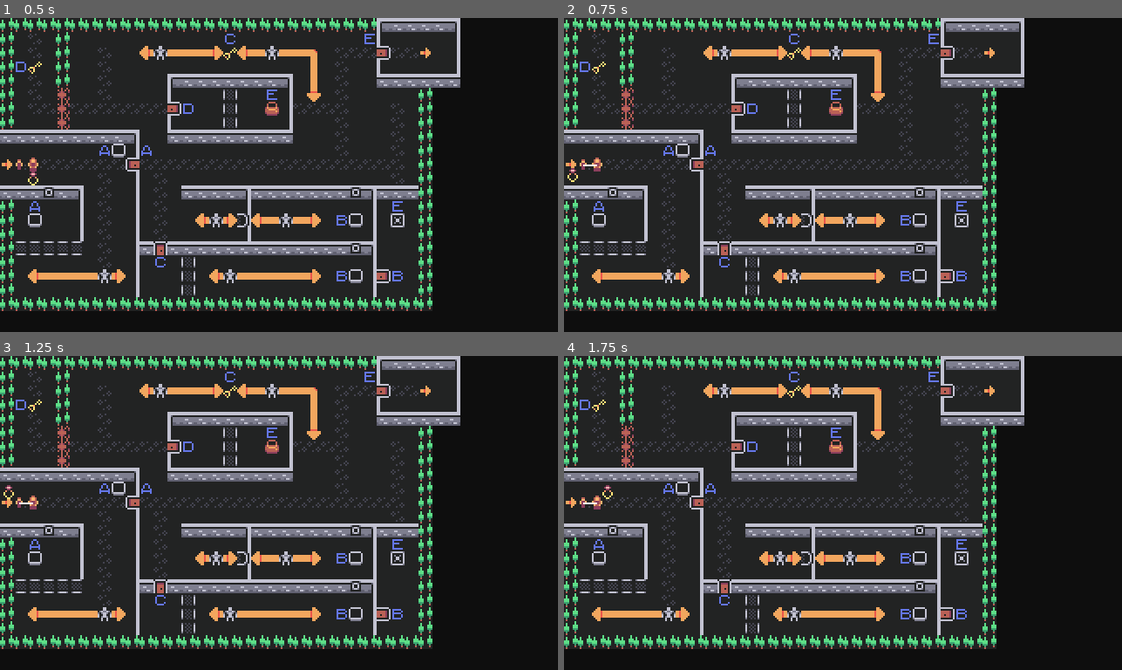
Above: before the commit, frames 1-4 (two rows, left to right).
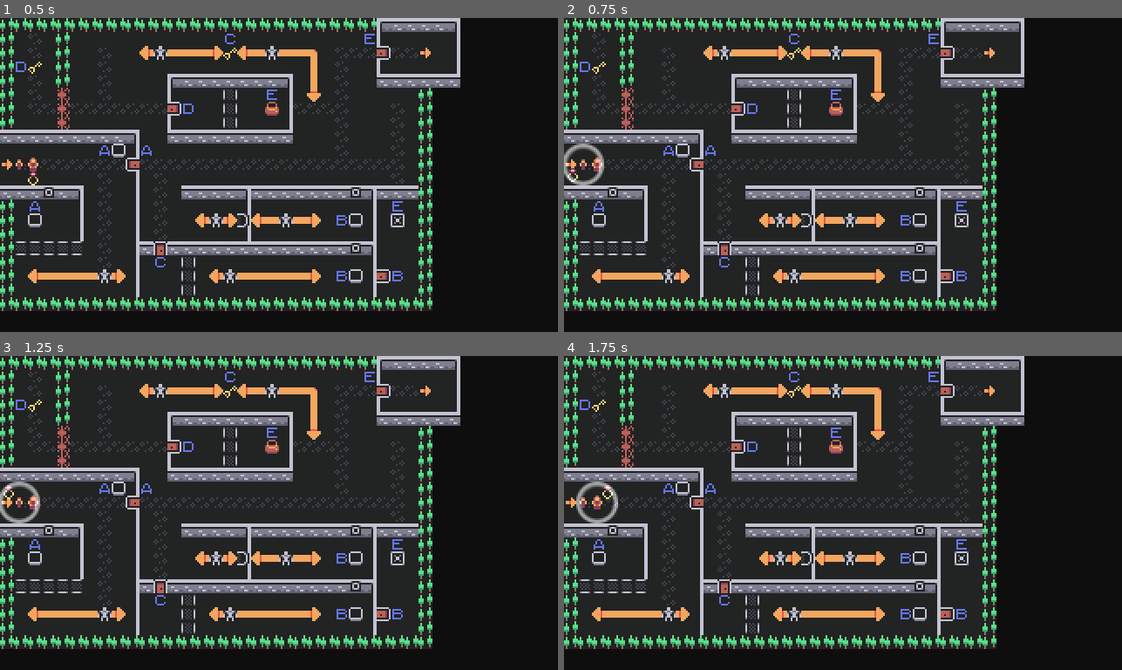
Above: after the commit, the same moments.

Repository: xphere/moonwitches
Game: Godot game, scene res://Game.tscn
Two runs of this game, one before a commit and one after it. Both use one fixed random seed, a clock stepped at 60 frames per second and the inputs below.
Inputs:
- Up to frame 1 (0.5 s): no input
- Up to frame 2 (0.75 s): tap Enter (activate_scepter, bound only after the commit) at 0.5 s; hold G (change_group) from 0.53 s (still down); hold Space (pass_scepter) from 0.53 s (still down)
- Up to frame 3 (1.25 s): keep holding G (change_group); keep holding Space (pass_scepter); tap Enter (activate_scepter, bound only after the commit) at 0.8 s
- Up to frame 4 (1.75 s): release G (change_group) at 1.28 s; release Space (pass_scepter) at 1.28 s; tap Enter (activate_scepter, bound only after the commit) at 1.35 s; tap Space (pass_scepter) at 1.55 s

Frame 1 is identical in both runs. In frame 2, 0.4% of the frame differs, in the area x 0-8%, y 40-54%; in frame 3, 0.4%; in frame 4, 0.4%, in the area x 2-10%, y 40-54%.

Commit message:
scepter activation + cooldown

Diff:
--- a/Game.tscn
+++ b/Game.tscn
@@ -8,6 +8,7 @@
 [ext_resource path="res://Follower.gd" type="Script" id=6]
 [ext_resource path="res://Group.gd" type="Script" id=7]
 [ext_resource path="res://Mechanics.gd" type="Script" id=8]
+[ext_resource path="res://aura.png" type="Texture" id=9]
 
 [sub_resource type="ConvexPolygonShape2D" id=1]
 points = PoolVector2Array( 8, 8, 0, 8, 0, 0, 8, 0 )
@@ -226,6 +227,9 @@
 [sub_resource type="CircleShape2D" id=13]
 radius = 3.0
 
+[sub_resource type="CanvasItemMaterial" id=15]
+blend_mode = 1
+
 [sub_resource type="CircleShape2D" id=14]
 radius = 2.0
 
@@ -305,6 +309,12 @@
 region_enabled = true
 region_rect = Rect2( 81, 45, 8, 8 )
 
+[node name="Aura" type="Sprite" parent="Group/Mentor/Scepter"]
+visible = false
+self_modulate = Color( 1, 1, 1, 0.501961 )
+material = SubResource( 15 )
+texture = ExtResource( 9 )
+
 [node name="Throw" type="RayCast2D" parent="Group/Mentor/Scepter"]
 cast_to = Vector2( 8, 0 )
 
--- a/Scepter.gd
+++ b/Scepter.gd
@@ -1,45 +1,37 @@
 extends Node2D
 
 const REACH_DISTANCE := 18.0
+const DURATION_TIME := 5.0
+const COOLDOWN_TIME := 5.0
 
 var _time := 0.0
 var _can_be_passed := true
-var _near = null
+var _activated := false
+var _cooldown := false
 onready var _throw := $Throw
 
 
 func _process(delta: float) -> void:
 	_time += delta
-	position = Vector2(1.0, 0.0).rotated(_time * PI) * 8.0
-	if _near:
-		update()
-		_near = _get_protagonist_in_reach()
-
-
-func _draw() -> void:
-	if _near:
-		draw_line(
-			-position,
-			_near.global_position - global_position,
-			Color.white
-		)
+	$Sprite.position = Vector2(1.0, 0.0).rotated(_time * PI) * 8.0
 
 
 func _input(event: InputEvent) -> void:
-	if not event.is_action_pressed("pass_scepter"):
-		return
+	if event.is_action_pressed("pass_scepter"):
+		_pass_scepter()
 
+	elif event.is_action_pressed("activate_scepter"):
+		_activate_scepter()
+
+
+func _pass_scepter() -> void:
 	if not _can_be_passed:
 		return
 
-	_near = _get_protagonist_in_reach()
-	if _near:
-		_pass_scepter(_near)
-
-
-func _pass_scepter(new_owner: Node) -> void:
-	get_parent().remove_child(self)
-	new_owner.add_child(self)
+	var _new_owner = _get_protagonist_in_reach()
+	if _new_owner:
+		get_parent().remove_child(self)
+		_new_owner.add_child(self)
 
 
 func _get_protagonist_in_reach() -> KinematicBody2D:
@@ -72,3 +64,16 @@
 	_throw.enabled = false
 
 	return not is_colliding
+
+
+func _activate_scepter() -> void:
+	if _activated or _cooldown:
+		return
+	_activated = true
+	_cooldown = true
+	$Aura.visible = true
+	yield(get_tree().create_timer(DURATION_TIME), "timeout")
+	$Aura.visible = false
+	_activated = false
+	yield(get_tree().create_timer(COOLDOWN_TIME), "timeout")
+	_cooldown = false
--- a/project.godot
+++ b/project.godot
@@ -118,6 +118,12 @@
 , Object(InputEventJoypadButton,"resource_local_to_scene":false,"resource_name":"","device":0,"button_index":1,"pressure":0.0,"pressed":false,"script":null)
  ]
 }
+activate_scepter={
+"deadzone": 0.5,
+"events": [ Object(InputEventKey,"resource_local_to_scene":false,"resource_name":"","device":0,"alt":false,"shift":false,"control":false,"meta":false,"command":false,"pressed":false,"scancode":16777221,"unicode":0,"echo":false,"script":null)
+, Object(InputEventJoypadButton,"resource_local_to_scene":false,"resource_name":"","device":0,"button_index":2,"pressure":0.0,"pressed":false,"script":null)
+ ]
+}
 
 [layer_names]
 
Not shown: 1 places in Game.tscn that only renumber resources
Binary file added: aura.png
Not shown, added: aura.png.import
